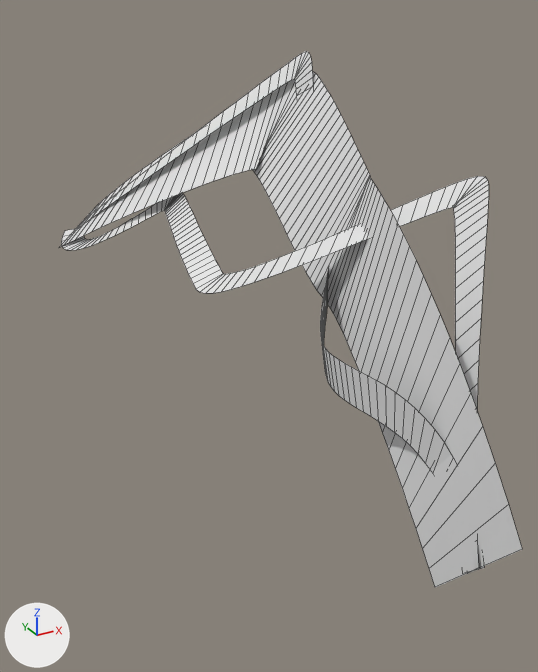
Two versions of the FBX model Assets/Project/Art/VFX/Nicolas_(V)FX/Abi/BasicAttack/SM_Abi_BasicAtk_Curve.fbx, one commit apart.
Before and after are seen from a camera (50 mm lens) standing at (-1.61, -6.48, 1.79) and looking at (0.45, -2.74, -0.08). Lighting does not change. The marker at lower left points along +X, +Y and +Z. Mesh edges are drawn as thin lines. Where no turn or scale is listed for an object, it has been applied to the vertices.

The older version as bpy lines, for what is in view:
```python
me_beziercurve = bpy.data.meshes.new('BezierCurve')
me_beziercurve.from_pydata(...)  # 140 vertices, 69 faces; spans x -0.23..1.26, y -5.27..0.31, z -0.3..1.41
me_beziercurve_001 = bpy.data.meshes.new('BezierCurve.001')
me_beziercurve_001.from_pydata(...)  # 186 vertices, 92 faces; spans x -0.06..1.27, y -5.09..0.08, z -0.07..1.52
me_beziercurve_002 = bpy.data.meshes.new('BezierCurve.002')
me_beziercurve_002.from_pydata(...)  # 186 vertices, 92 faces; spans x -0.22..1.01, y -5.08..0.05, z -0.07..1.06
ob_abi_atk_curve = bpy.data.objects.new('Abi_Atk_Curve', me_beziercurve)
ob_abi_atk_curve.location = (0.0, 0.0, 0.0)
ob_abi_atk_curvesmalla = bpy.data.objects.new('Abi_Atk_CurveSmallA', me_beziercurve_001)
ob_abi_atk_curvesmalla.location = (0.0, 0.0, 0.0)
ob_abi_atk_curvesmallb = bpy.data.objects.new('Abi_Atk_CurveSmallB', me_beziercurve_002)
ob_abi_atk_curvesmallb.location = (0.0, 0.0, 0.0)
```
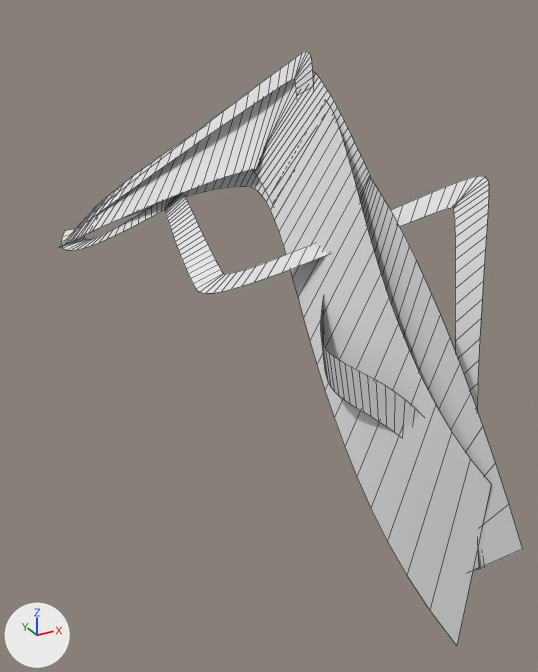
Boxes [x1, y1, x2, y2] around the edits, measured in the pictures (538 x 672 px):
'Abi_Atk_CurveFeather', added
    after: [60, 103, 491, 645]

What the commit changed:
Mesh me_beziercurve_003 is new.
It has 94 vertices, 46 faces and spans x -0.23..1.34, y -5.06..0.31, z -0.39..1.28.
Object 'Abi_Atk_CurveFeather' (ob_abi_atk_curvefeather) is new; it shows me_beziercurve_003.
Its location is (0.0, 0.0, 0.0).
